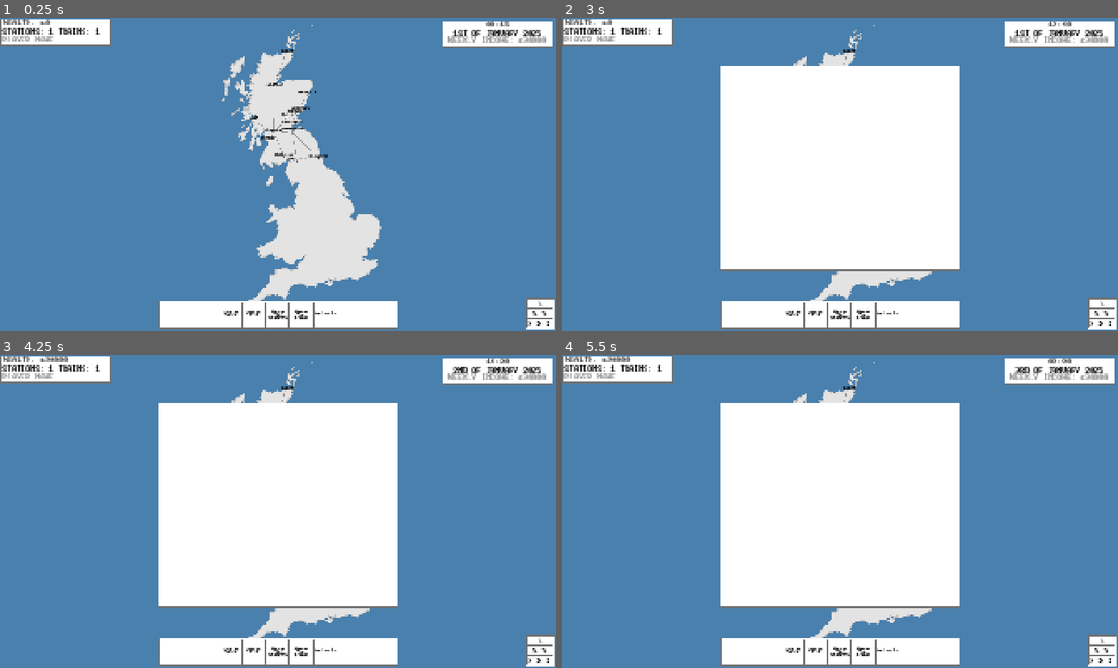
Above: before the commit, frames 1-4 (two rows, left to right).
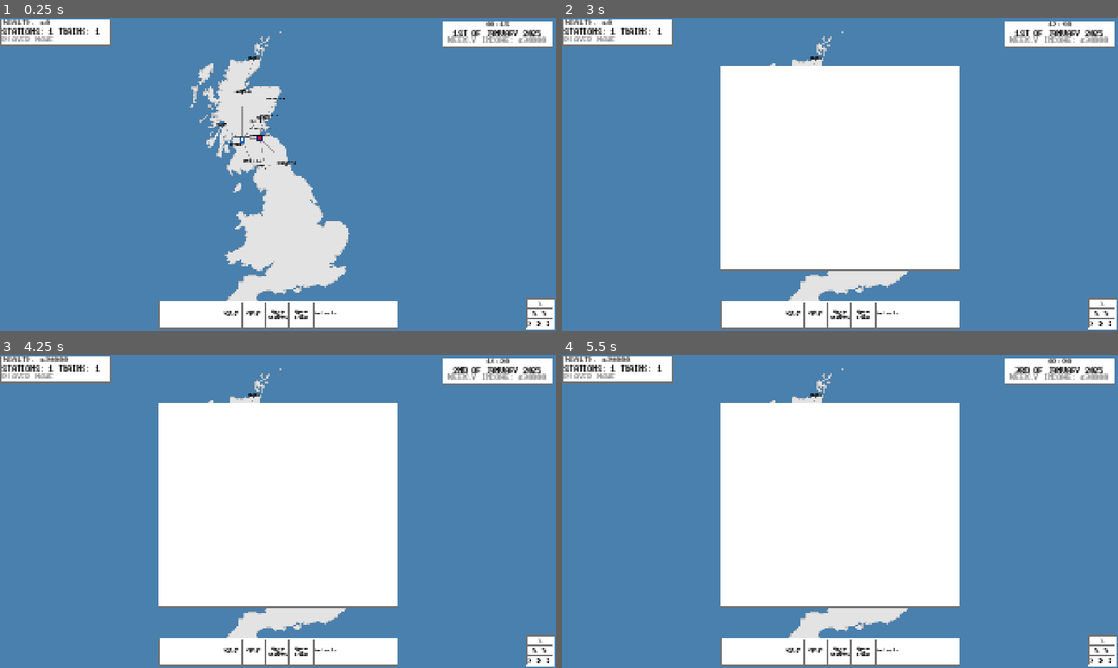
Above: after the commit, the same moments.

Repository: Laifii/Freighter-Manager
Game: Godot game, scene res://Objects/Countries/Uk Map.tscn
Two runs of this game, one before a commit and one after it. Both use one fixed random seed, a clock stepped at 60 frames per second and the inputs below.
Inputs (mouse positions are in pixels of both pictures, inside the frame that each line leads up to):
- Up to frame 1 (0.25 s): no input
- Up to frame 2 (3 s): click (1101, 302) at 0.5 s; click (1101, 315) at 1.25 s; click (1101, 324) at 2 s; click (884, 315) at 2.75 s
- Up to frame 3 (4.25 s): click (278, 652) at 3.5 s
- Up to frame 4 (5.5 s): click (862, 652) at 4.25 s; click (795, 652) at 5 s

The runs differ from the first frame. In frame 1, 9.8% of the frame differs, in the area x 34-69%, y 2-91%; in frame 2, 1.2%; in frame 3, 1.2%; in frame 4, 1.2%.

Commit message:
Added scale to station sizes

Diff:
--- a/Objects/Countries/Uk Map.tscn
+++ b/Objects/Countries/Uk Map.tscn
@@ -21,7 +21,6 @@
 texture = ExtResource("2_our83")
 
 [node name="Player" parent="GB" instance=ExtResource("4_m6di8")]
-position = Vector2(-110, 23)
 
 [node name="Stations" type="Node2D" parent="."]
 
--- a/Scripts/Station.gd
+++ b/Scripts/Station.gd
@@ -85,6 +85,7 @@
 	stationTax = 500 * (stationSize + 1)
 	$StationColourInner.self_modulate = companyColours[companyList[stationOwner]]["inner"]
 	$StationColourInner/StationColourOuter.self_modulate = companyColours[companyList[stationOwner]]["outer"]
+	$StationColourInner.scale = Vector2(stationSize + 1, stationSize + 1)
 
 func _on_area_2d_mouse_entered():
 	if not Settings.stationNamesAlwaysVisible: nameplate.visible = true
